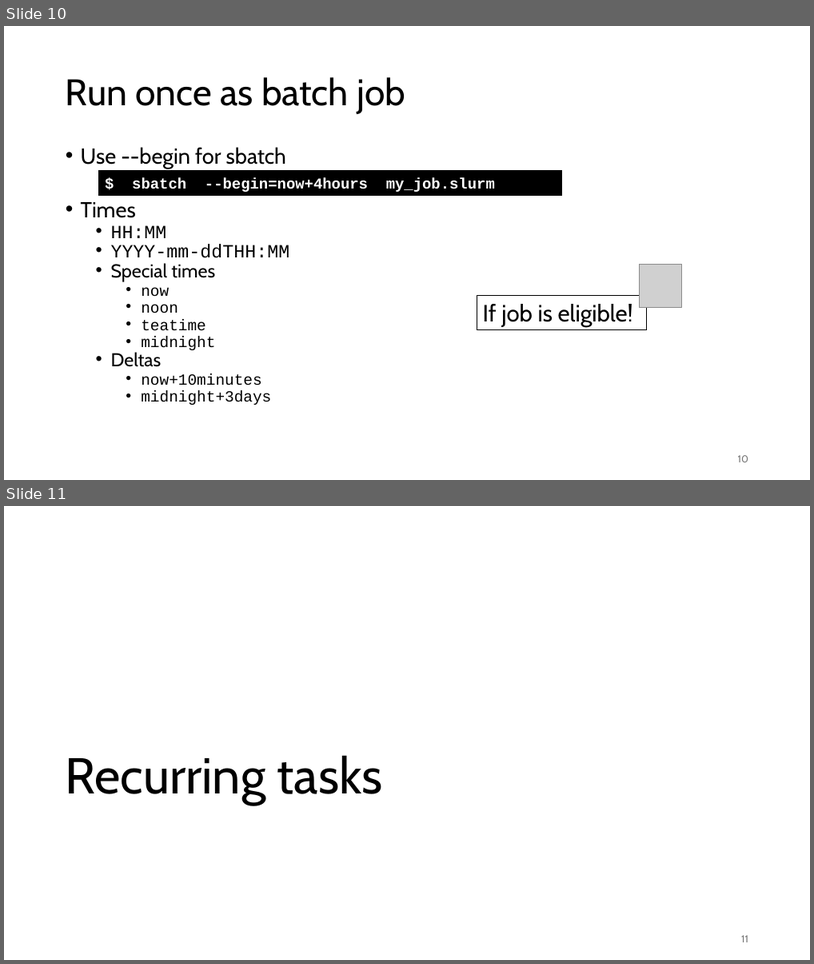
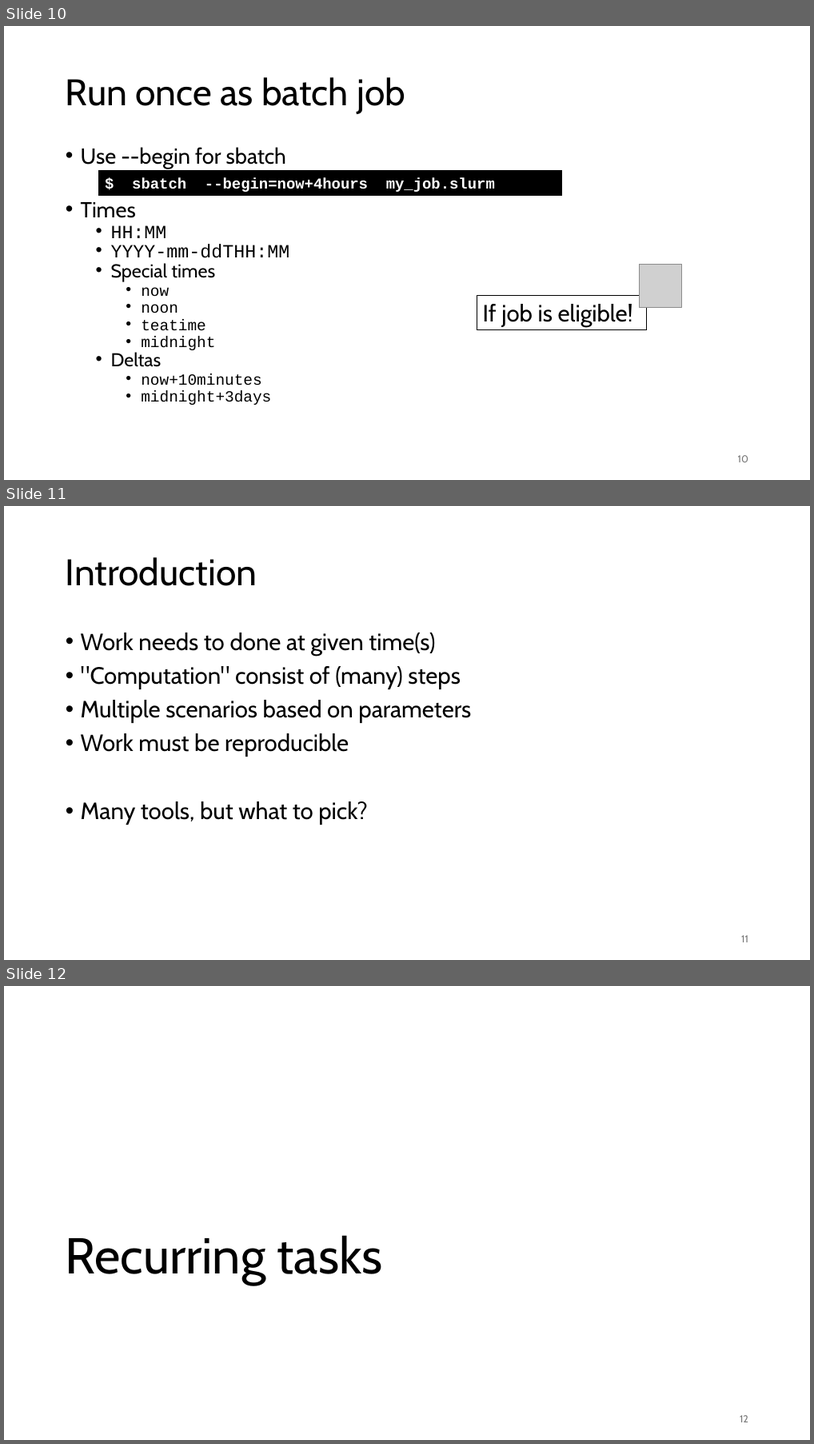
Before and after one commit to gjbex/Workflows-for-HPC, a slide deck: workflow_for_HPC.pptx. Shown one above the other, each under a label of ours: slides 10 and 11 before the commit, slides 10, 11 and 12 after it. The pictures are 814x964 and 814x1444 pixels, drawn with LibreOffice and Linux fonts; fonts in the diff are those of the drawing; grey boxes stand for pictures. Boxes give left, top, right and bottom in pixels: in the first picture for what was removed or moved away, otherwise in the second. Text is boxed around its words. In the diff, an @@ line names an element or a change of style, - is before the commit and + after.

Commit message:
Add Powerpoint sections

```diff
--- a/workflow_for_HPC.pptx
+++ b/workflow_for_HPC.pptx
@@ slide 11 added at (4, 506, 810, 960), background #FFFFFF @@
@@ title added at (66, 557, 257, 586), 44 pt, text #000000 @@
+Introduction
@@ text added at (81, 632, 471, 824), 28 pt, text #000000 @@
+• Work needs to done at given time(s)
+• "Computation" consist of (many) steps
+• Multiple scenarios based on parameters
+• Work must be reproducible
+• Many tools, but what to pick?
@@ page number added at (742, 935, 749, 942), 12 pt, text #797979 @@
+11
@@ what was slide 11 is now slide 12 @@
@@ page number at (740, 1415, 749, 1422): text changed @@
-11
+12
```
